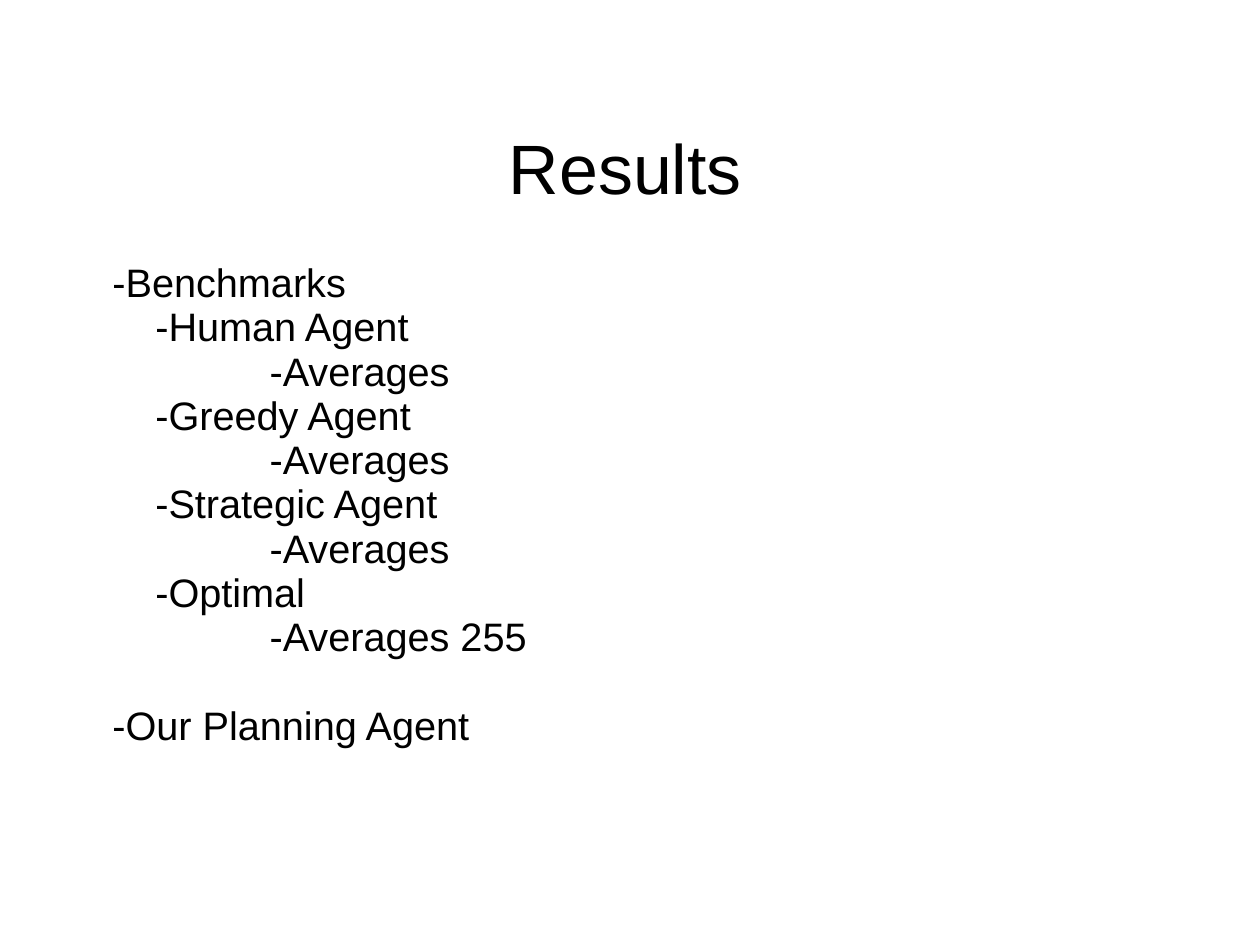
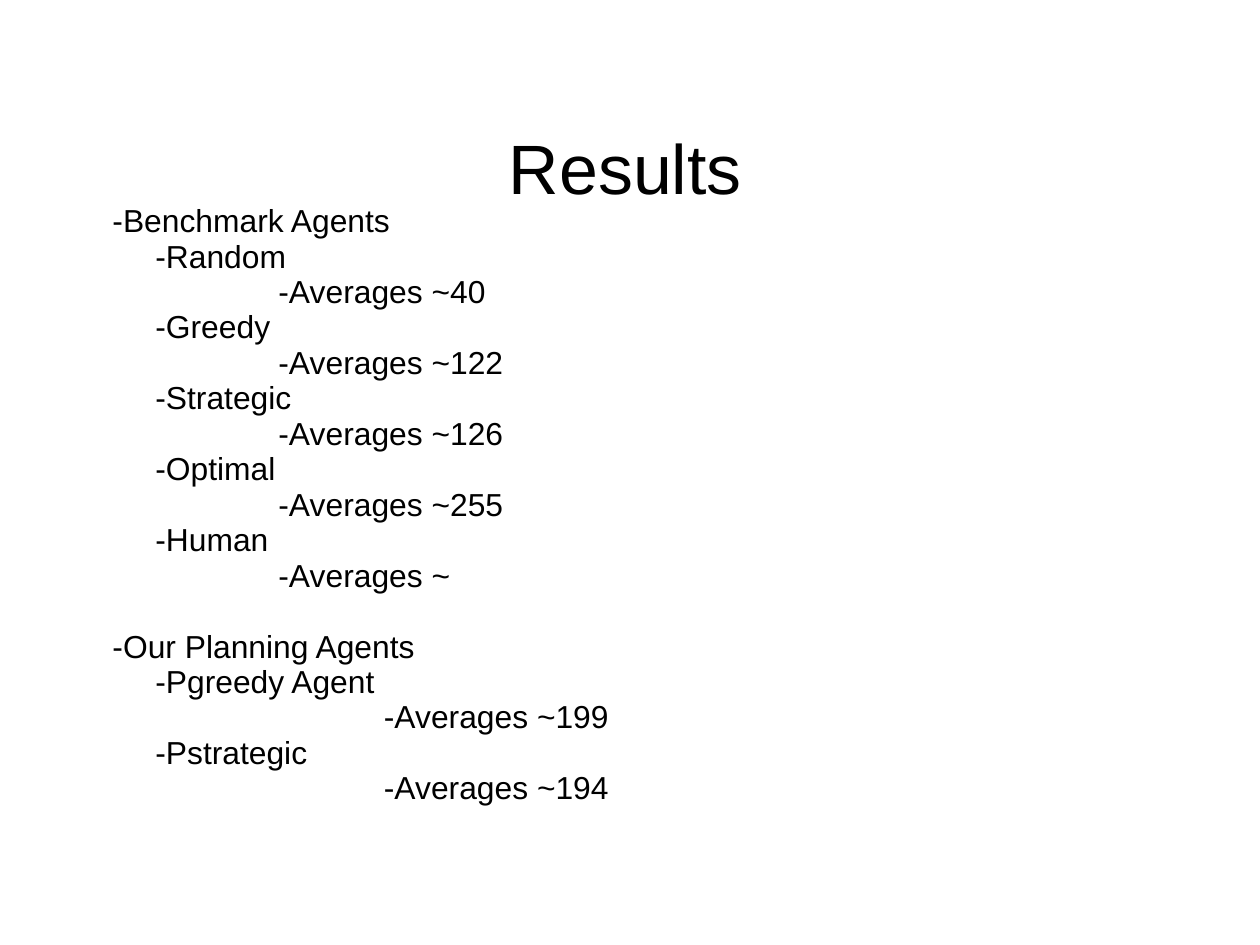
Before and after one commit to andermic/CS533, a slide deck: slide 5 of final_project/presentation/slides.ppt. Drawn at 1260x945 pixels with LibreOffice and Linux fonts; fonts in the diff are those of the drawing; background and template pictures are left out. Boxes give left, top, right and bottom in pixels: in the first picture for what was removed or moved away, otherwise in the second. Text is boxed around its words. In the diff, an @@ line names an element or a change of style, - is before the commit and + after.

```diff
--- a/final_project/presentation/slides.ppt
+++ b/final_project/presentation/slides.ppt
@@ subtitle at [112,209,504,451]: text changed; size 25 to 20 pt @@
--Benchmarks
--Human Agent
--Averages
--Greedy Agent
--Averages
--Strategic Agent
--Averages
+-Benchmark Agents
+-Random
+-Averages ~40
+-Greedy
+-Averages ~122
+-Strategic
+-Averages ~126
@@ subtitle "-Benchmark Agents": place and size @@
-subtitle "-Benchmark Agents" at [112,268,526,747]
+subtitle "-Benchmark Agents" at [112,209,609,805]
@@ subtitle at [155,457,275,486]: size 25 to 20 pt in "-Optimal" @@
@@ subtitle at [112,494,609,805]: text changed; size 25 to 20 pt @@
--Averages 255
--Our Planning Agent
+-Averages ~255
+-Human
+-Averages ~
+-Our Planning Agents
+-Pgreedy Agent
+-Averages ~199
+-Pstrategic
+-Averages ~194
```
Also in this commit, not shown: 1 other slide changed.
